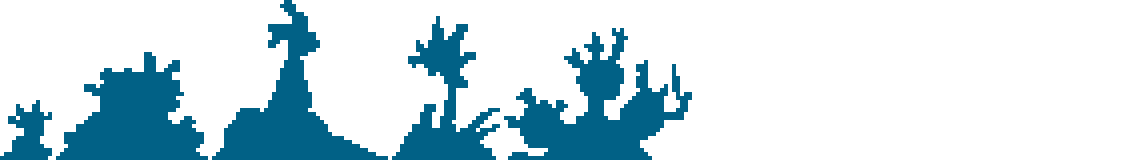
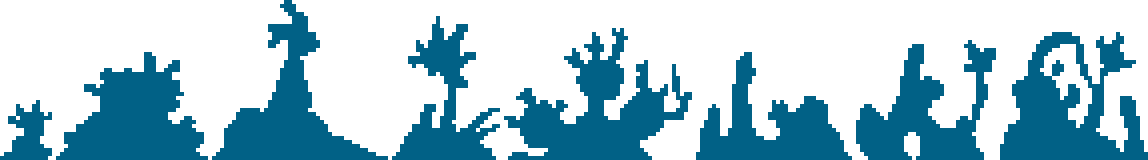
Comparing the layer stacks of the two 1148 × 160 images. Changes:
painted on "Art" over (696, 32, 1148, 160)
